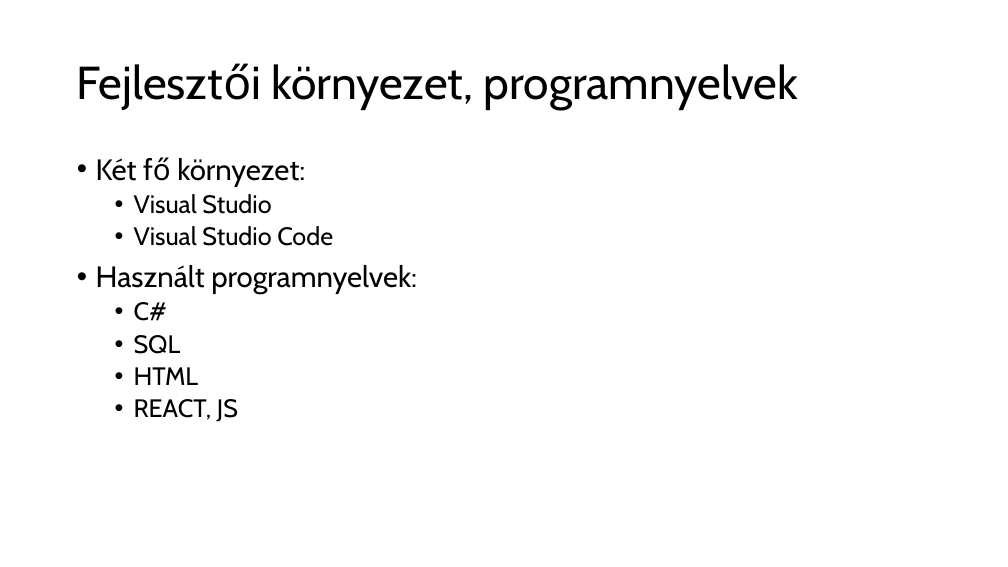
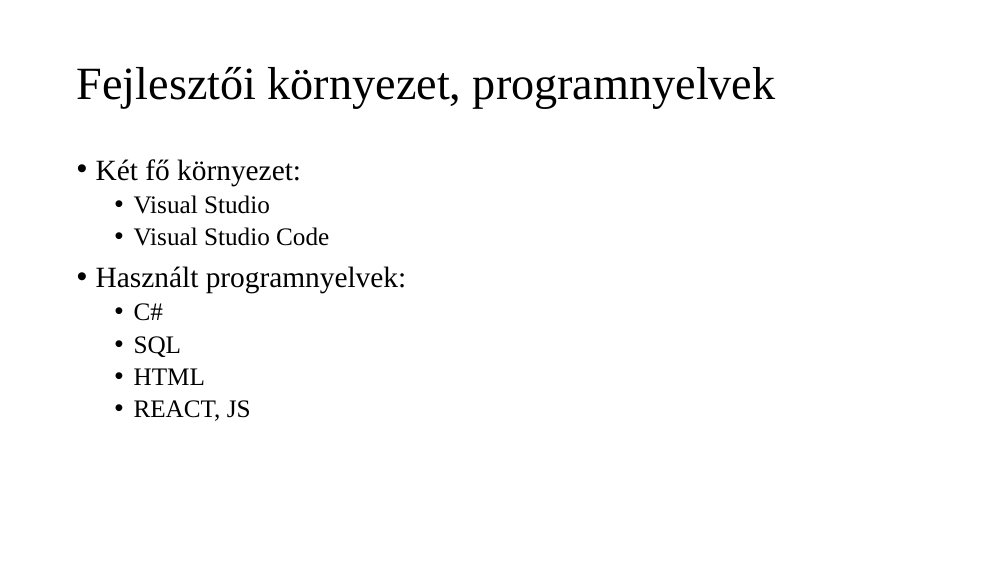
Before and after one commit to zsolti6/Erettsegizzunk, a slide deck: slide 4 of erettsegizzunk.pptx. Drawn at 1008x567 pixels with LibreOffice and Linux fonts; fonts in the diff are those of the drawing. Boxes give left, top, right and bottom in pixels: in the first picture for what was removed or moved away, otherwise in the second. Text is boxed around its words. In the diff, an @@ line names an element or a change of style, - is before the commit and + after.

```diff
--- a/erettsegizzunk.pptx
+++ b/erettsegizzunk.pptx
@@ title "Fejlesztői környezet, programnyelvek" at [77,67,776,109]: font Cabin to Times New Roman @@
@@ text "Két fő környezet:" at [96,159,406,421]: font Cabin to Times New Roman @@
```
Also in this commit, not shown: 2 other slides changed, 1 slide added.
